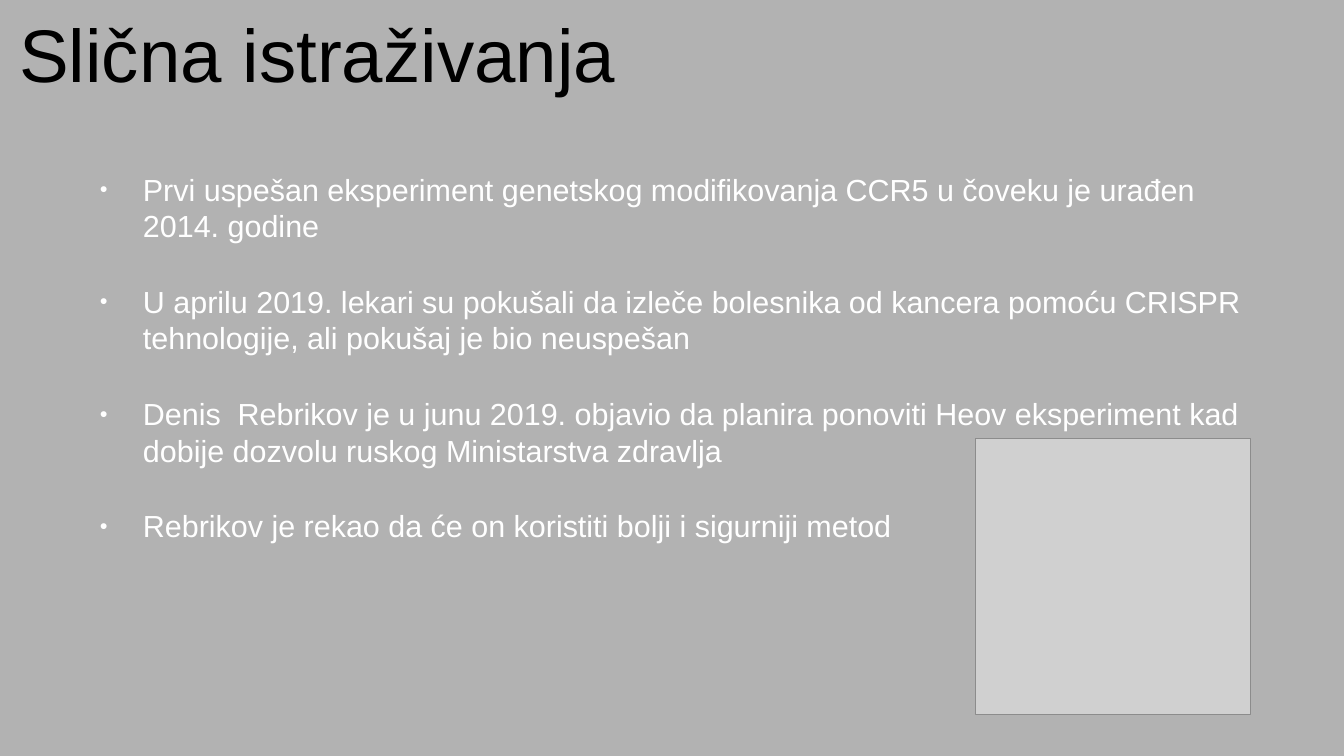
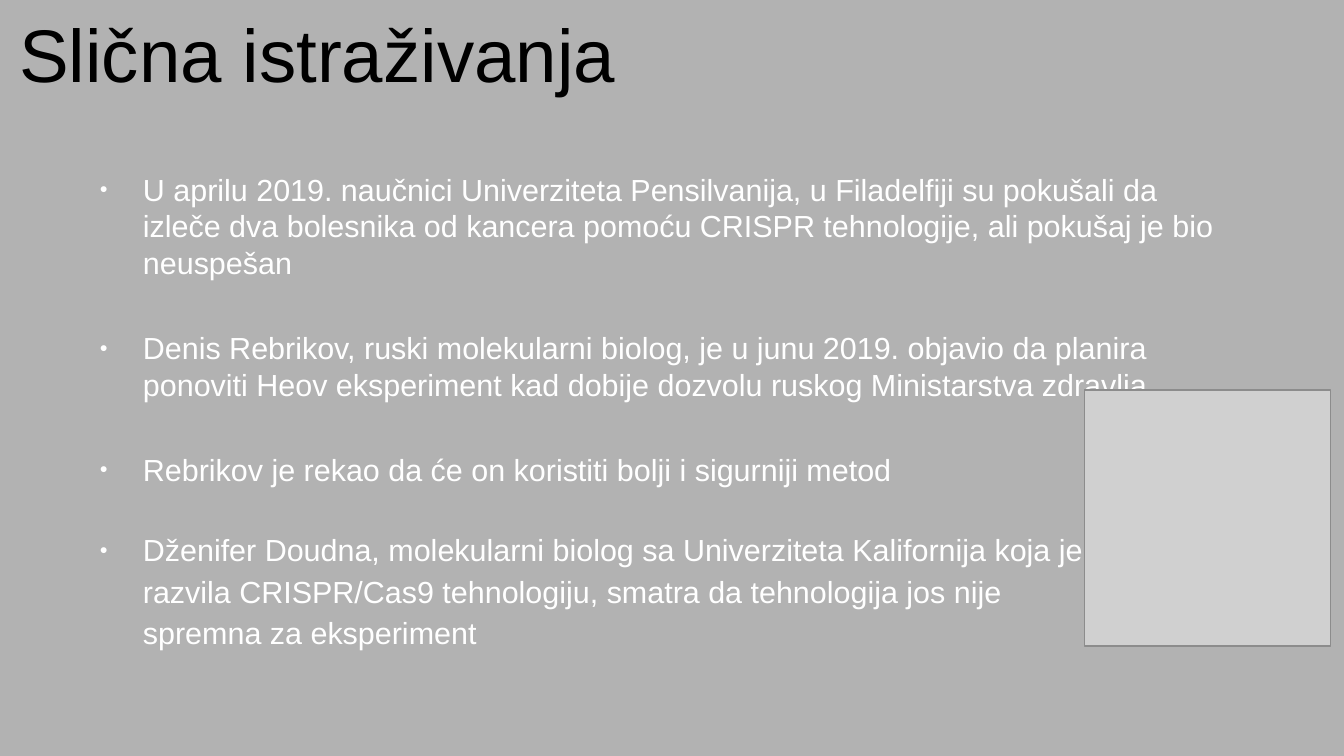
Before and after one commit to NikolaBelak/He-Jiankui-afera, a slide deck: slide 12 of He Jiankui afera.odp (slide 11 before the commit). Drawn at 1344x756 pixels with LibreOffice and Linux fonts; fonts in the diff are those of the drawing; grey boxes stand for pictures. Boxes give left, top, right and bottom in pixels: in the first picture for what was removed or moved away, otherwise in the second. Text is boxed around its words. In the diff, an @@ line names an element or a change of style, - is before the commit and + after.

```diff
--- a/He Jiankui afera.odp
+++ b/He Jiankui afera.odp
@@ text at [143,179,1213,401]: text changed @@
-● Prvi uspešan eksperiment genetskog modifikovanja CCR5 u čoveku je urađen 2014. godine
-● U aprilu 2019. lekari su pokušali da izleče bolesnika od kancera pomoću CRISPR tehnologije, ali pokušaj je bio neuspešan
-● Denis Rebrikov je u junu 2019. objavio da planira ponoviti Heov eksperiment kad dobije dozvolu ruskog Ministarstva zdravlja
+● U aprilu 2019. naučnici Univerziteta Pensilvanija, u Filadelfiji su pokušali da izleče dva bolesnika od kancera pomoću CRISPR tehnologije, ali pokušaj je bio neuspešan
+● Denis Rebrikov, ruski molekularni biolog, je u junu 2019. objavio da planira ponoviti Heov eksperiment kad dobije dozvolu ruskog Ministarstva zdravlja
@@ picture: place and size @@
-picture at [976,439,1251,715]
+picture at [1084,390,1331,646]
@@ text at [143,459,891,487]: more space between paragraphs @@
@@ text at [143,539,1083,650]: paragraphs added @@
+● Dženifer Doudna, molekularni biolog sa Univerziteta Kalifornija koja je
+razvila CRISPR/Cas9 tehnologiju, smatra da tehnologija jos nije
+spremna za eksperiment
```
Also in this commit, not shown: 8 other slides changed, 3 slides added, 1 other file.
